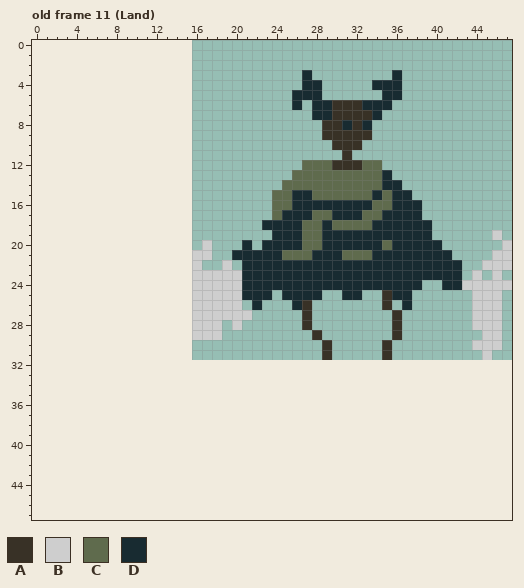
Pixel-art file, stored at Assets/Textures/main_boy_animations_with_dust.aseprite. The picture above was drawn from the file before the commit.
32x32 pixels, 15 frames. Shown: old frame 11 (Land). The old version is drawn lined up with the new one, on the new canvas. The commit also changed other frames, which this record leaves out.
Visible layers, top first: "run dust", "idle".
Palette (. is transparent): A #383126  B #cecece  C #5f6b4d  D #182b31
Pixels before, old frame 11 (Land), first column x 16:
 3 ...........D........D...........
 4 ...........DD.....DDD...........
 5 ..........DDD......DD...........
 6 ..........D.DDAAADDD............
 7 ............DDAAAAD.............
 8 .............AADAD..............
 9 .............AAAAA..............
10 ..............AAA...............
11 ...............A................
12 ...........CCCAAACC.............
13 ..........CCCCCCCCCD............
14 .........CCCCCCCCCCDD...........
15 ........CCDDCCCCCCDCDD..........
16 ........CCDDDDDDDDCCDDD.........
17 ........CDDDCCDDDCCDDDD.........
18 .......DDDDCCDCCCCDDDDDD........
19 ........DDDCCDDDDDDDDDDD......B.
20 .B...D.DDDDCCDDDDDDCDDDDD......B
21 BB..DDDDDCCCDDDCCCDDDDDDDD....BB
22 B..B.DDDDDDDDDDDDDDDDDDDDDD..BBB
23 BBBBBDDDDDDDDDDDDDDDDDDDDDD.B.B.
24 BBBBBDDDDDDDDDDDDDDDDDD..DDBBBBB
25 BBBBBDDD.DDDD..DD..ADD......BBB.
26 BBBBB.D...DA.......A.D......BBB.
27 BBBBBB.....A........A.......BBB.
28 BBB.B......A........A.......BBB.
29 BBB.........A.......A........BB.
30 .............A.....A........BBB.
31 .............A.....A.........B..
The same view after the edit:
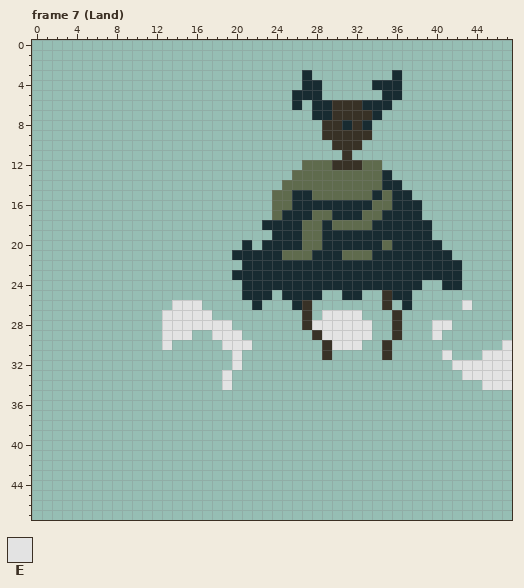
Colours new in this view: E #e3e3e3
A new or re-ordered frame is compared with the old frame closest to it.
Difference:
canvas 32x32 -> 48x48, the old top-left corner now at 16,0
frames 15 -> 21
Changed rows in their new state; - is an unchanged pixel.
Frame 7 (Land) is new; against old frame 11 (Land):
first column x 13:
19 ---------------------------------.-
20 ----.-----------------------------.
21 ---..----------------------------..
22 ---.--.-------------------------...
23 ---....D-----------------------.-.-
24 ---.....----------------------.....
25 ---.....-----------------------...-
26 -EEE....----------------------E...-
27 EEEEE....-------EEEE-----------...-
28 EEEEEEE.-------EEEEEE------EE--...-
29 EEE..EEE--------EEEEE------E----..-
30 E-----EEE--------EEE-----------...E
31 -------E--------------------E---EEE
32 -------E---------------------EEEEEE
33 ------E-----------------------EEEEE
34 ------E-------------------------EEE
Where, in picture pixels (left, top, right, bottom), the same in both pictures:
changed: (432, 230, 512, 390)
changed: (162, 240, 252, 390)
added: (312, 310, 372, 350)
